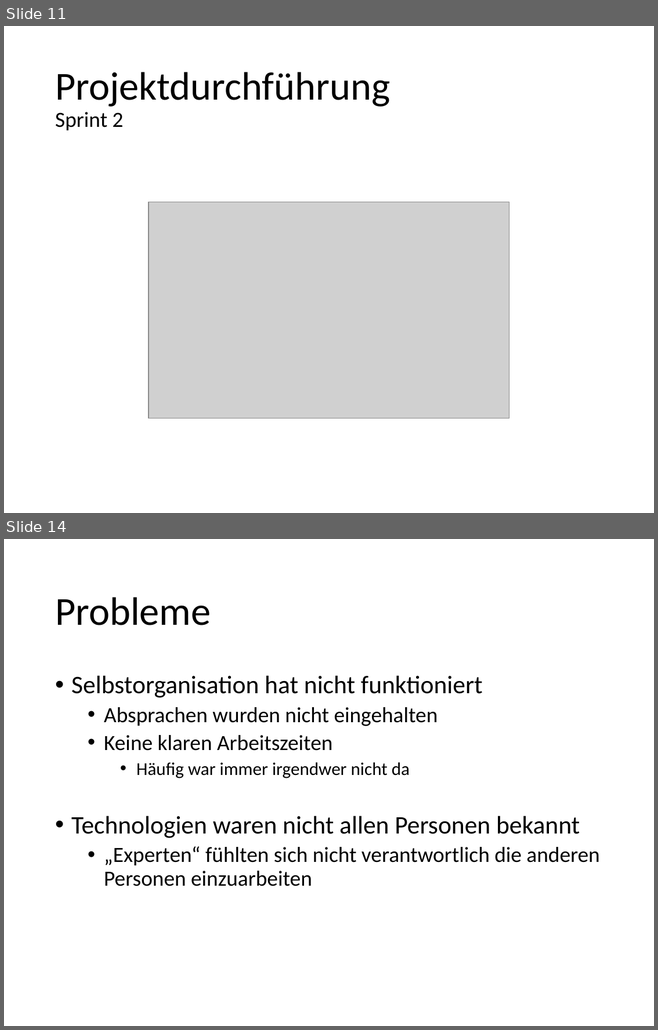
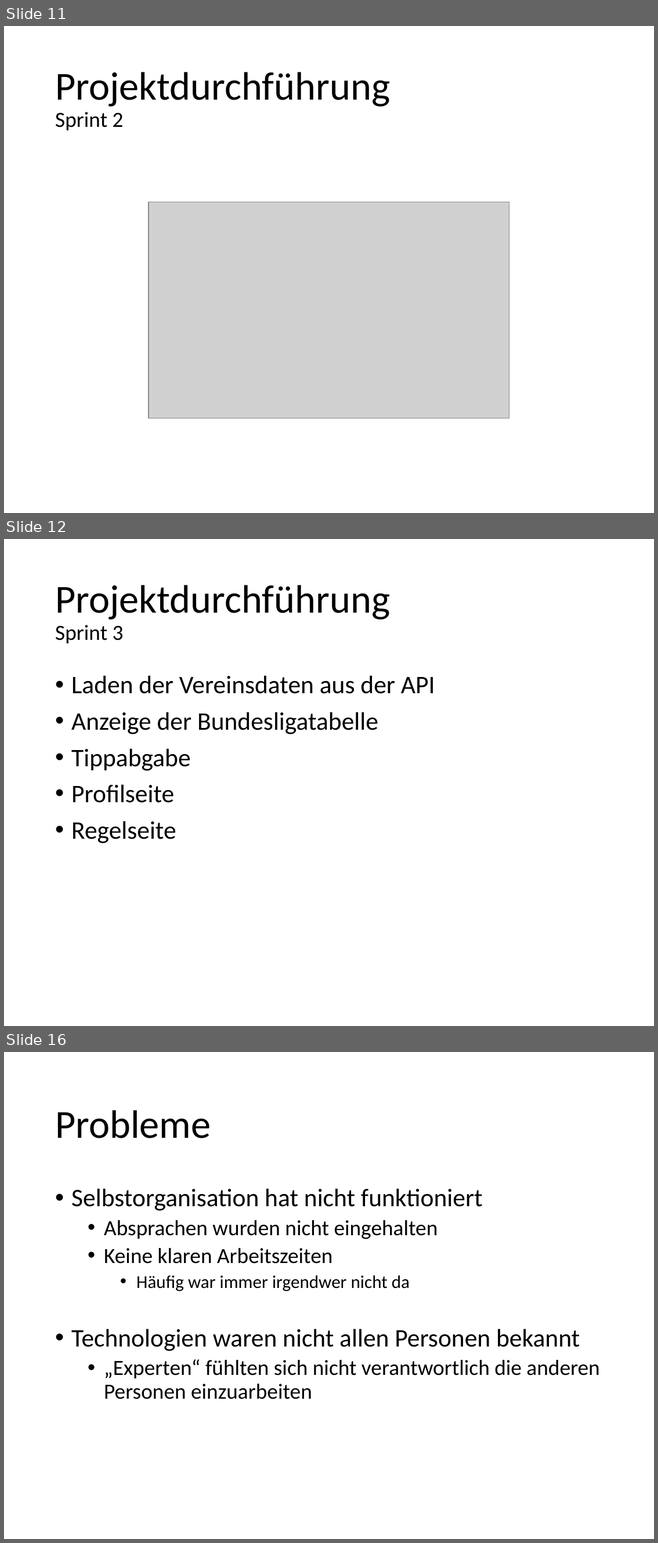
Before and after one commit to kickvinwl/kickvinwl, a slide deck: dokumente/Abschlusspräsentation.pptx. Shown one above the other, each under a label of ours: slides 11 and 14 before the commit, slides 11, 12 and 16 after it; the slides between them are not shown. The pictures are 658x1030 and 658x1543 pixels, drawn with LibreOffice and Linux fonts; fonts in the diff are those of the drawing; grey boxes stand for pictures. Boxes give left, top, right and bottom in pixels: in the first picture for what was removed or moved away, otherwise in the second. Text is boxed around its words. In the diff, an @@ line names an element or a change of style, - is before the commit and + after.

Commit message:
Sprint 3

```diff
--- a/dokumente/Abschlusspräsentation.pptx
+++ b/dokumente/Abschlusspräsentation.pptx
@@ slide 12 added at [4, 539, 654, 1026], background #FFFFFF @@
@@ title added at [55, 585, 390, 643], 44 pt, text #000000 @@
+Projektdurchführung
+Sprint 3
@@ text added at [71, 675, 435, 843], 28 pt, text #000000 @@
+• Laden der Vereinsdaten aus der API
+• Anzeige der Bundesligatabelle
+• Tippabgabe
+• Profilseite
+• Regelseite
@@ what was slide 14 is now slide 16 @@
```
Also in this commit, not shown: 2 slides changed, 1 other slide added.
